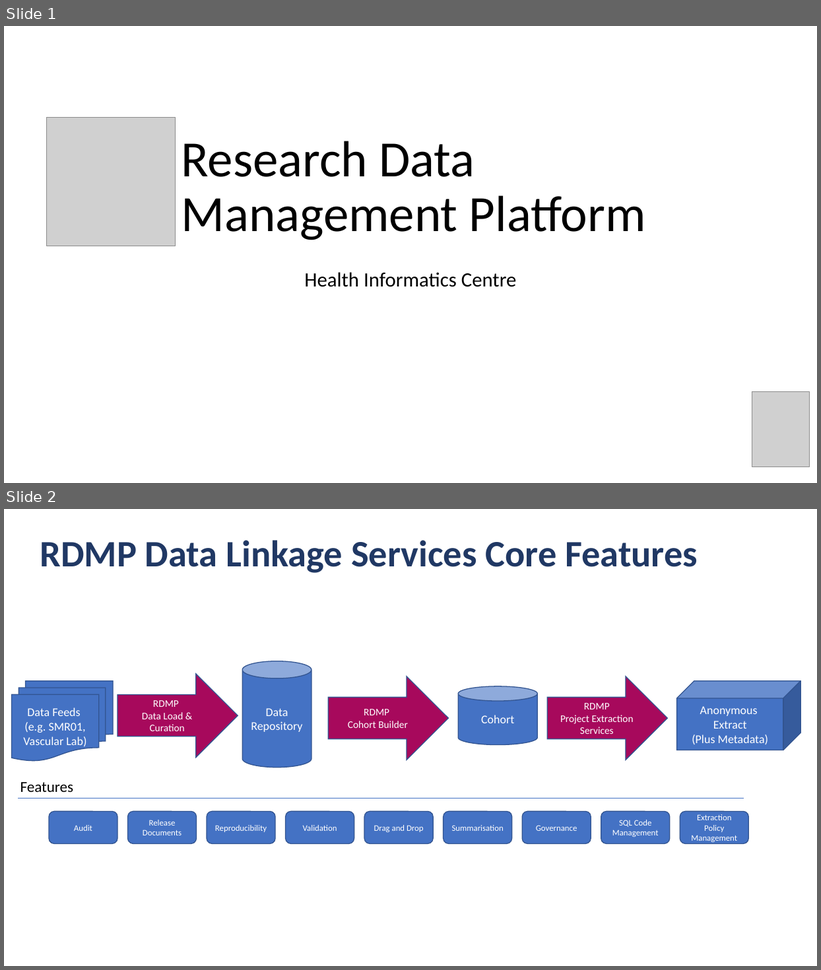
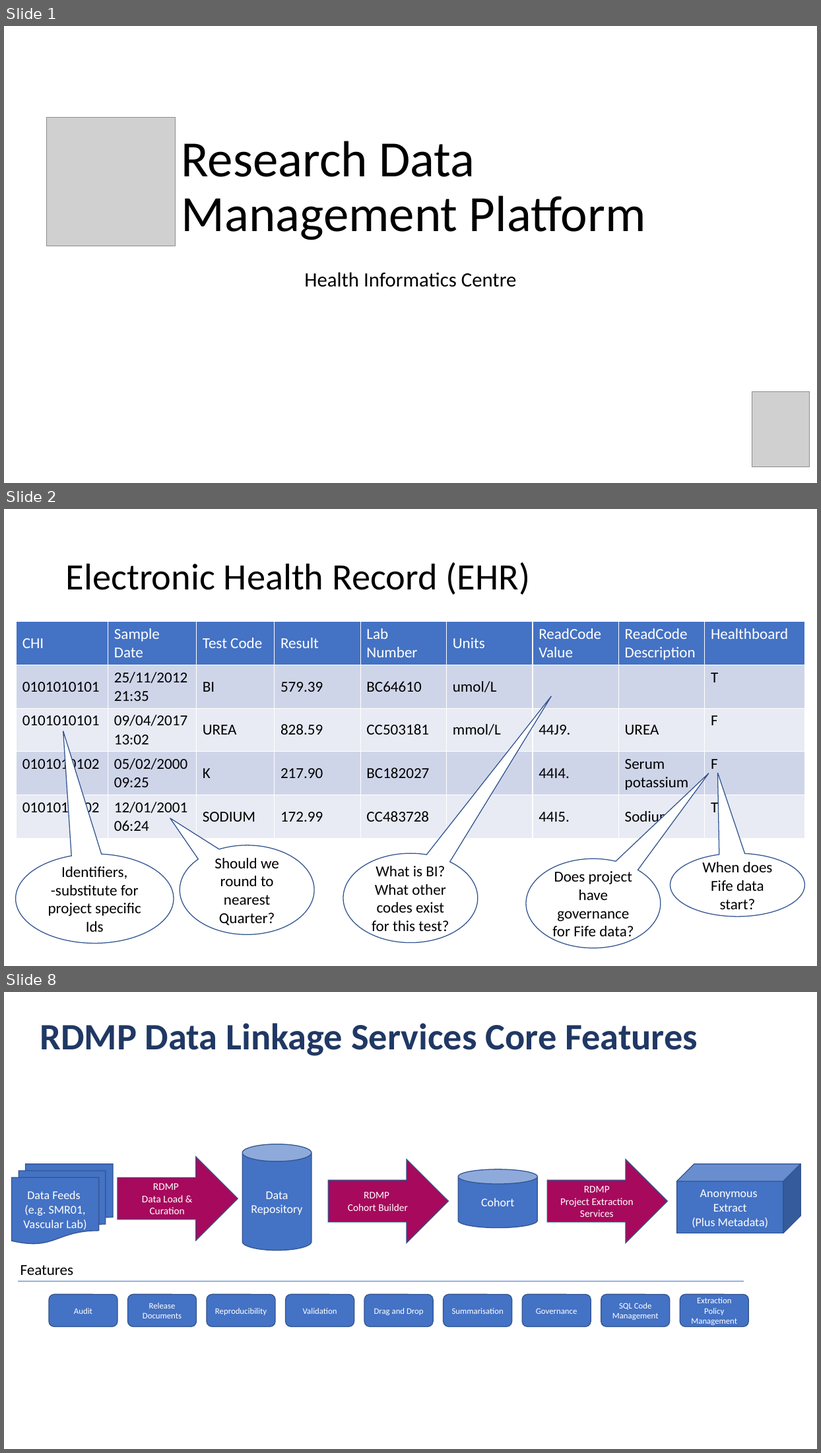
Before and after one commit to HicServices/RDMP, a slide deck: Documentation/RDMP Presentation.pptx. Shown one above the other, each under a label of ours: slides 1 and 2 before the commit, slides 1, 2 and 8 after it; the slides between them are not shown. The pictures are 821x970 and 821x1453 pixels, drawn with LibreOffice and Linux fonts; fonts in the diff are those of the drawing; grey boxes stand for pictures; background and template pictures are left out. Boxes give left, top, right and bottom in pixels: in the first picture for what was removed or moved away, otherwise in the second. Text is boxed around its words. In the diff, an @@ line names an element or a change of style, - is before the commit and + after.

```diff
--- a/Documentation/RDMP Presentation.pptx
+++ b/Documentation/RDMP Presentation.pptx
@@ slide 2 added at (4, 509, 817, 966), background #FFFFFF @@
@@ title added at (66, 562, 531, 595), 44 pt, text #000000 @@
+Electronic Health Record (EHR)
@@ table added at (16, 622, 805, 835), 5 rows, 9 columns @@
+CHI | Sample Date | Test Code | Result | Lab Number | Units | ReadCode Value | ReadCode Description | Healthboard
+0101010101 | 25/11/2012 21:35 | BI | 579.39 | BC64610 | umol/L |  |  | T
+0101010101 | 09/04/2017 13:02 | UREA | 828.59 | CC503181 | mmol/L | 44J9. | UREA | F
+0101010102 | 05/02/2000 09:25 | K | 217.90 | BC182027 |  | 44I4. | Serum potassium | F
+0101010102 | 12/01/2001 06:24 | SODIUM | 172.99 | CC483728 |  | 44I5. | Sodium | T
@@ speech bubble added at (16, 854, 174, 944), fill #FFFFFF, outline #325491 1 pt, 18 pt, text #000000 @@
+Identifiers, -substitute for project specific Ids
@@ speech bubble added at (180, 846, 314, 935), fill #FFFFFF, outline #325491 1 pt, 18 pt, text #000000 @@
+Should we round to nearest Quarter?
@@ speech bubble added at (343, 854, 478, 943), fill #FFFFFF, outline #325491 1 pt, 18 pt, text #000000 @@
+What is BI?
+What other codes exist for this test?
@@ speech bubble added at (526, 859, 661, 949), fill #FFFFFF, outline #325491 1 pt, 18 pt, text #000000 @@
+Does project have governance for Fife data?
@@ speech bubble added at (671, 854, 805, 917), fill #FFFFFF, outline #325491 1 pt, 18 pt, text #000000 @@
+When does Fife data start?
@@ what was slide 2 is now slide 8 @@
```
Also in this commit, not shown: 5 other slides added.
